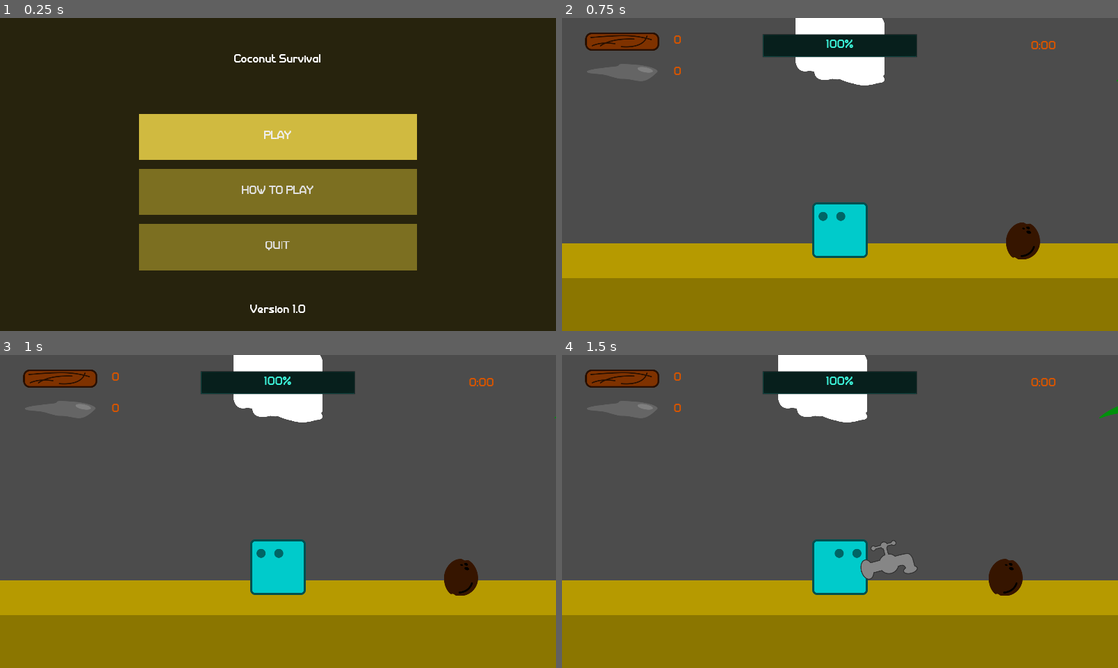
Above: before the commit, frames 1-4 (two rows, left to right).
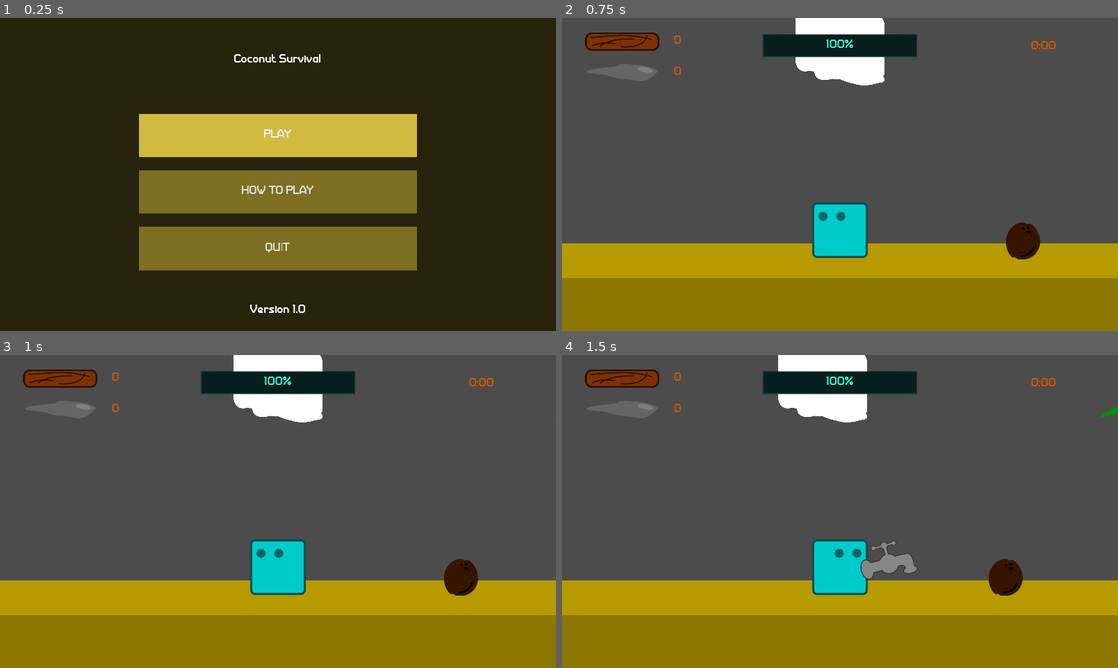
Above: after the commit, the same moments.

Repository: AlixBarreaux/coconut-survival
Game: Godot game, scene res://GUI/Main Menu/MainMenu.tscn
Same seed, same stepped clock (60 frames per second), same inputs: the game is played once before the commit and once after it. Sound files missing from this copy of the repository are replaced by a short silence.
Inputs:
- Up to frame 1 (0.25 s): no input
- Up to frame 2 (0.75 s): click "PLAY" at 0.5 s
- Up to frame 3 (1 s): no input
- Up to frame 4 (1.5 s): tap Enter at 1.25 s; hold D (move_right) from 1.28 s (still down); tap Space (attack) at 1.35 s

The runs differ from the first frame. In frame 1, 1.4% of the frame differs, in the area x 25-75%, y 35-75%; in frame 2, nothing differs; in frame 3, nothing differs; in frame 4, nothing differs.

Commit message:
Modify MainMenu buttons separation

Diff:
--- a/GUI/Main Menu/MainMenu.tscn
+++ b/GUI/Main Menu/MainMenu.tscn
@@ -63,11 +63,11 @@
 anchor_bottom = 0.75
 margin_top = 60.0
 margin_bottom = 60.0
-custom_constants/separation = 30
+custom_constants/separation = 45
 
 [node name="Play" type="Button" parent="MainMenuButtonsContainer"]
 margin_right = 960.0
-margin_bottom = 160.0
+margin_bottom = 150.0
 focus_neighbour_left = NodePath("../Quit")
 focus_neighbour_top = NodePath("../Quit")
 focus_neighbour_right = NodePath("../HowToPlay")
@@ -79,9 +79,9 @@
 text = "PLAY"
 
 [node name="HowToPlay" type="Button" parent="MainMenuButtonsContainer"]
-margin_top = 190.0
+margin_top = 195.0
 margin_right = 960.0
-margin_bottom = 350.0
+margin_bottom = 345.0
 focus_neighbour_left = NodePath("../Play")
 focus_neighbour_top = NodePath("../Play")
 focus_neighbour_right = NodePath("../Quit")
@@ -93,7 +93,7 @@
 text = "HOW TO PLAY"
 
 [node name="Quit" type="Button" parent="MainMenuButtonsContainer"]
-margin_top = 380.0
+margin_top = 390.0
 margin_right = 960.0
 margin_bottom = 540.0
 focus_neighbour_left = NodePath("../HowToPlay")
